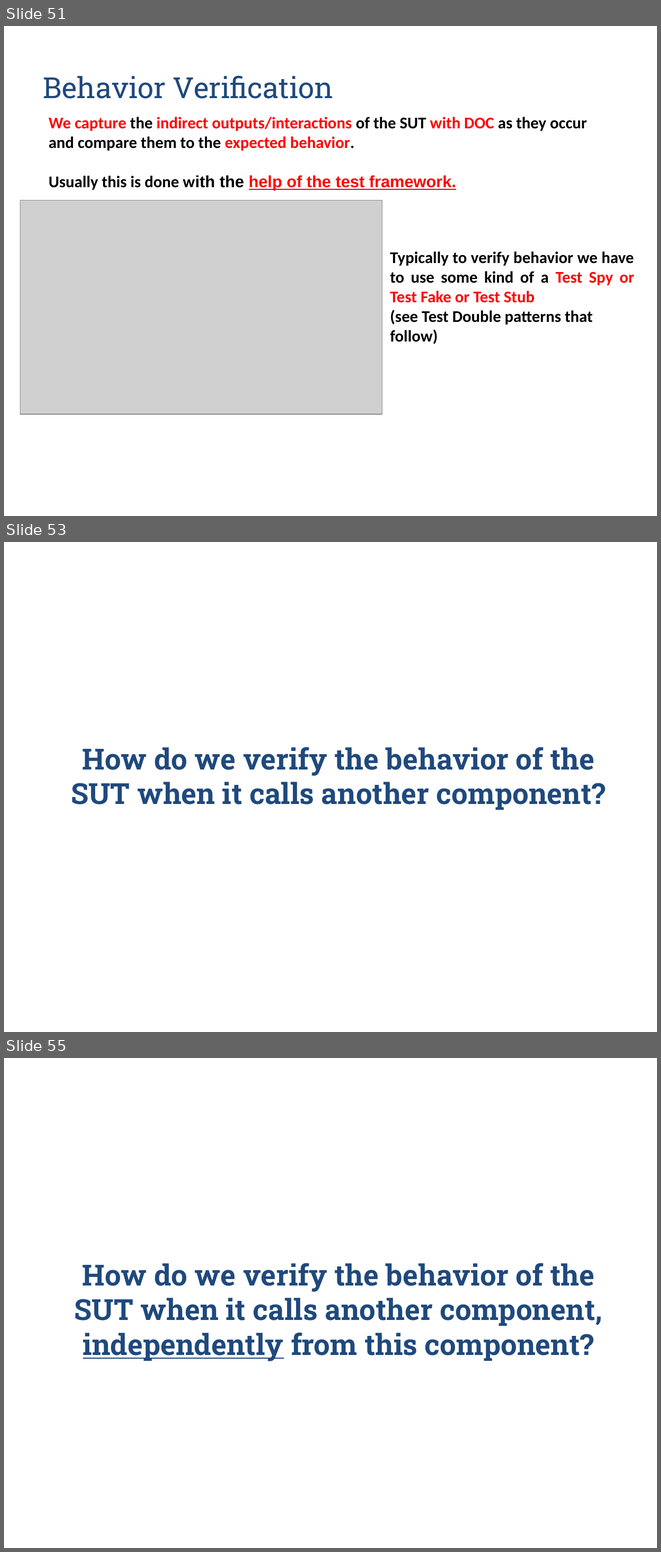
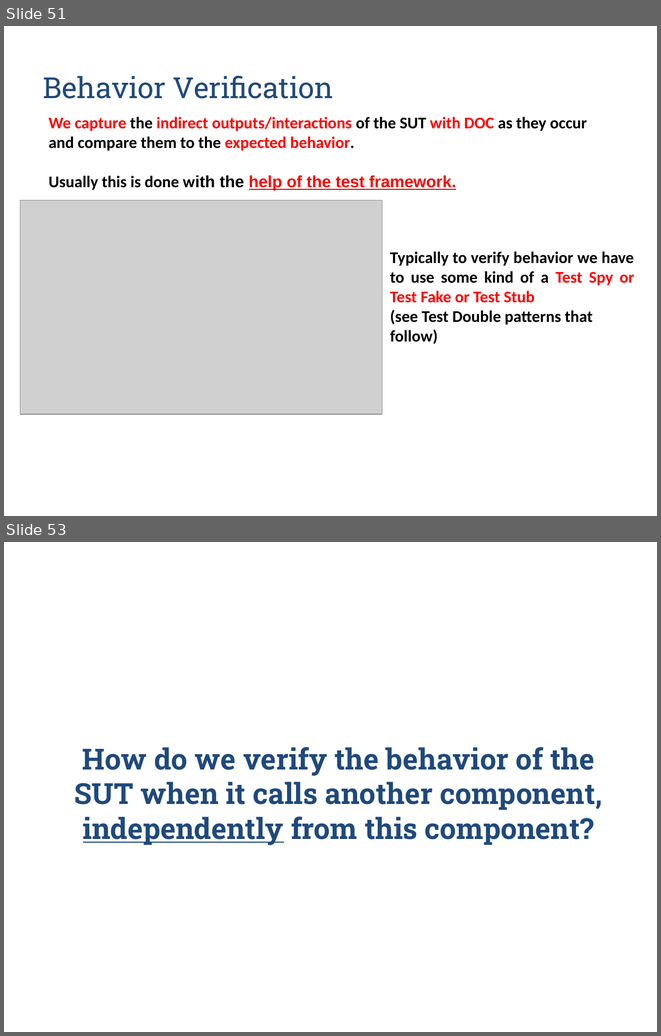
Before and after one commit to zarras/myy803-slides, a slide deck: 6-SoftEng-Testing.ppt. Shown one above the other, each under a label of ours: slides 51, 53 and 55 before the commit, slides 51 and 53 after it; the slides between them are not shown. The pictures are 661x1552 and 661x1036 pixels, drawn with LibreOffice and Linux fonts; fonts in the diff are those of the drawing; grey boxes stand for pictures. Boxes give left, top, right and bottom in pixels: in the first picture for what was removed or moved away, otherwise in the second. Text is boxed around its words. In the diff, an @@ line names an element or a change of style, - is before the commit and + after.

```diff
--- a/6-SoftEng-Testing.ppt
+++ b/6-SoftEng-Testing.ppt
@@ slide 53 removed at (4, 542, 657, 1032), background #FFFFFF @@
@@ text removed at (71, 747, 606, 810) @@
-How do we verify the behavior of the SUT when it calls another component?
@@ what was slide 55 is now slide 53 @@
```
Also in this commit, not shown: 2 slides changed, 3 other slides removed, 1 other file.
